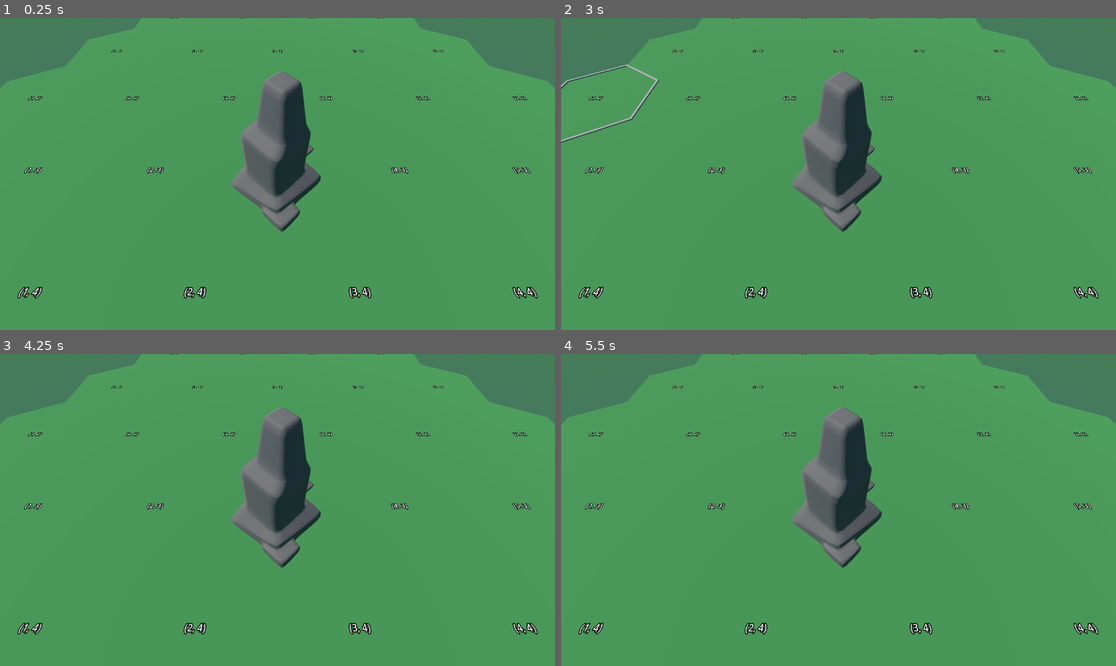
Above: before the commit, frames 1-4 (two rows, left to right).
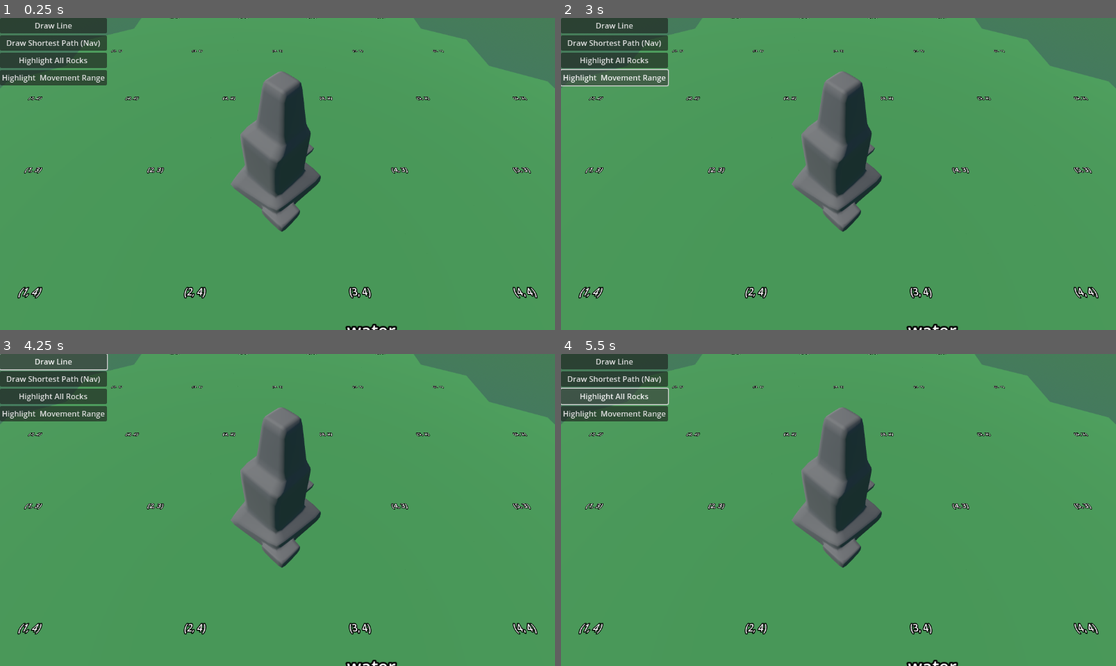
Above: after the commit, the same moments.

Repository: nheeb/spell-tactics
Game: Godot game, scene res://Logic/Main.tscn
Same seed, same stepped clock (60 frames per second), same inputs: the game is played once before the commit and once after it.
Inputs (mouse positions are in pixels of both pictures, inside the frame that each line leads up to):
- Up to frame 1 (0.25 s): no input
- Up to frame 2 (3 s): click (616, 24) at 0.5 s, where only the run after the commit has a clickable "Draw Line"; click (616, 42) at 1.25 s, where only the run after the commit has a clickable "Draw Shortest Path (Nav)"; click (616, 61) at 2 s, where only the run after the commit has a clickable "Highlight All Rocks"; click (616, 77) at 2.75 s, where only the run after the commit has a clickable "Highlight Movement Range"
- Up to frame 3 (4.25 s): click (55, 360) at 3.5 s, where only the run after the commit has a clickable "Draw Line"
- Up to frame 4 (5.5 s): click (616, 378) at 4.25 s, where only the run after the commit has a clickable "Draw Shortest Path (Nav)"; click (616, 397) at 5 s, where only the run after the commit has a clickable "Highlight All Rocks"

The runs differ from the first frame. In frame 1, 3.9% of the frame differs, in the area x 0-72%, y 0-100%; in frame 2, 4.2%; in frame 3, 4.0%; in frame 4, 4.0%.

Commit message:
prototype entity visuals

Diff:
--- a/Entities/Entity.tscn
+++ /dev/null
@@ -1,6 +0,0 @@
-[gd_scene load_steps=2 format=3 uid="uid://hj8fhsp80ehy"]
-
-[ext_resource type="Script" path="res://Entities/Entity.gd" id="1_1un1r"]
-
-[node name="Entity" type="Node"]
-script = ExtResource("1_1un1r")
--- a/Entities/EntityType.gd
+++ b/Entities/EntityType.gd
@@ -25,6 +25,7 @@
 @export_range(1, 3, 1) var cover_value: int = 0
 
 ## instantiate this EntityType
+const PROTOTYPE_VISUALS = preload("res://Entities/VisualPrototype.tscn")
 func to_entity() -> Entity:
 	# instance visual entity, who adds this to the scene tree?
 	# I think we should have a method add_entity() in Tile
@@ -34,5 +35,10 @@
 	if self.visual_scene != null:
 		# CARE, this might lead to lag, depending on the use we might want to instantiate later
 		ent.visual_entity = self.visual_scene.instantiate()
+		ent.visual_entity.type = self
+	else:
+		# for debugging
+		ent.visual_entity = PROTOTYPE_VISUALS.instantiate()
+		ent.visual_entity.type = self
 
 	return ent
--- /dev/null
+++ b/Entities/Types/Water.tres
@@ -0,0 +1,14 @@
+[gd_resource type="Resource" script_class="EntityType" load_steps=2 format=3 uid="uid://qtscnlalmb8s"]
+
+[ext_resource type="Script" path="res://Entities/EntityType.gd" id="1_py3jk"]
+
+[resource]
+script = ExtResource("1_py3jk")
+internal_name = "water"
+can_be_hovered = true
+pretty_name = "Water"
+fluff_text = "Rocky Rock"
+is_drainable = true
+energy = Array[int]([])
+is_obstacle = false
+cover_value = 1
--- a/Entities/VisualEntity.gd
+++ b/Entities/VisualEntity.gd
@@ -4,5 +4,9 @@
 # Here we could define some common callbacks / signals that other VisualEntities inheriting
 # from this could use
 
-func _ready() -> void:
+## reference to the resource could be needed for variety of effects
+## (e.g. in VisualPrototype for the name)
+var type: EntityType
+
+func _enter_tree() -> void:
 	$DebugTile.visible = false
--- a/Entities/VisualEntity.tscn
+++ b/Entities/VisualEntity.tscn
@@ -1,11 +1,21 @@
-[gd_scene load_steps=3 format=3 uid="uid://la7g0xaatryj"]
+[gd_scene load_steps=4 format=3 uid="uid://la7g0xaatryj"]
 
 [ext_resource type="Script" path="res://Entities/VisualEntity.gd" id="1_ikwqm"]
-[ext_resource type="PackedScene" uid="uid://dgrhssy80ss18" path="res://Logic/Tiles/Tile.tscn" id="2_l2oj5"]
+[ext_resource type="Material" uid="uid://dybc4a2mp16cg" path="res://Assets/Materials/TileGroundMaterial.tres" id="2_w8f1s"]
+
+[sub_resource type="CylinderMesh" id="CylinderMesh_wyt28"]
+material = ExtResource("2_w8f1s")
+top_radius = 1.0
+bottom_radius = 1.0
+height = 0.2
+radial_segments = 6
+rings = 1
 
 [node name="VisualEntity" type="Node3D"]
 script = ExtResource("1_ikwqm")
 
-[node name="DebugTile" parent="." instance=ExtResource("2_l2oj5")]
+[node name="DebugTile" type="Node3D" parent="."]
 transform = Transform3D(1, 0, 0, 0, 1, 0, 0, 0, 1, 0, -0.1, 0)
-script = null
+
+[node name="Hexagon" type="MeshInstance3D" parent="DebugTile"]
+mesh = SubResource("CylinderMesh_wyt28")
--- /dev/null
+++ b/Entities/VisualPrototype.gd
@@ -0,0 +1,4 @@
+extends VisualEntity
+
+func _ready() -> void:
+	$Label.text = type.internal_name
--- a/Entities/VisualPrototype.tscn
+++ b/Entities/VisualPrototype.tscn
@@ -1,5 +1,12 @@
-[gd_scene load_steps=2 format=3 uid="uid://cgqy5qey6ohu8"]
+[gd_scene load_steps=3 format=3 uid="uid://cgqy5qey6ohu8"]
 
 [ext_resource type="PackedScene" uid="uid://la7g0xaatryj" path="res://Entities/VisualEntity.tscn" id="1_x7re1"]
+[ext_resource type="Script" path="res://Entities/VisualPrototype.gd" id="2_r6y1o"]
 
 [node name="VisualPrototype" instance=ExtResource("1_x7re1")]
+script = ExtResource("2_r6y1o")
+
+[node name="Label" type="Label3D" parent="." index="1"]
+transform = Transform3D(1, 0, 0, 0, 1, 0, 0, 0, 1, 0, 0.250447, 0.313232)
+billboard = 1
+text = "Prototype"
--- a/Logic/Game.gd
+++ b/Logic/Game.gd
@@ -1,3 +1,4 @@
+extends Node
 
 enum Energy {  # you guys prefer all caps?
 	Life,
--- a/Logic/Tiles/Tile.gd
+++ b/Logic/Tiles/Tile.gd
@@ -2,8 +2,8 @@
 
 var entities: Array[Entity]
 
-# Should the tile know its indices? Should the tile know its neighbours?
-# leaning towards no..
+var r: int
+var q: int
 
 
 func _on_area_3d_mouse_entered() -> void:
@@ -17,3 +17,19 @@
 	if entity.visual_entity != null:
 		$Visuals.add_child(entity.visual_entity)
 		entity.visual_entity.owner = self
+
+
+## Whether player/enemy can move on this. Can move on this if this tile has no entity which is
+## an obstacle.
+func is_obstacle() -> bool:
+	for ent in entities:
+		if ent.resource.is_obstacle:
+			return true
+	return false
+
+## Coverage factor for accuracy calculation.
+func get_coverage_factor() -> int:
+	var factor := 0
+	for ent in entities:
+		factor = max(factor, ent.resource.cover_value)
+	return factor
--- a/Logic/Tiles/TileGrid.gd
+++ b/Logic/Tiles/TileGrid.gd
@@ -26,7 +26,8 @@
 var TileScene = preload("res://Logic/Tiles/Tile.tscn")
 const Q_BASIS: Vector2 = Vector2(sqrt(3), 0)
 const R_BASIS: Vector2 = Vector2(sqrt(3)/2, 3./2)
-const ROCK_TEST_ENTITY := preload("res://Entities/RockEntity.tres")
+const ROCK_TEST_ENTITY := preload("res://Entities/Types/Rock.tres")
+const WATER_TEST_ENTITY := preload("res://Entities/Types/Water.tres")
 func init_basic_grid(n: int):
 	# The origin tile will have coordinates (r=n, q=n).
 	# This makes it so the top-left tile will have coordinates 0,0 in the tiles 2D array
@@ -55,6 +56,7 @@
 
 	# let's add a rock to the center tile
 	add_entity(3, 3, ROCK_TEST_ENTITY)
+	add_entity(3, 4, WATER_TEST_ENTITY)
 
 func add_entity(r: int, q: int, entity_type: EntityType):
 	# should entities only be part of tiles or do we want a second data structure outside?
@@ -80,8 +82,26 @@
 			+ abs(r1 - r2)) / 2
 
 
-#func get_tiles_with(tile_object: Entity):
-	#pass
+func get_tiles_with(tile_object: Entity):
+	# TODO
+	pass
+
+## returns a list of Tiles forming the straight line between tile1 and tile2.
+func get_line(tile1: Tile, tile2: Tile) -> Array[Tile]:
+	# TODO
+	return []
+
+## this can be used for enemy movement, since it respects obstacles.
+func get_shortest_path(tile1: Tile, tile2: Tile) -> Array[Tile]:
+	return []
+
+func get_all_tiles_in_distance():
+	# TODO obstacles
+	pass
+
+
+func move_all_entities(from: Tile, to: Tile):
+	pass
 
 
 # ----- tool part -----
--- a/Logic/Utility.gd
+++ b/Logic/Utility.gd
@@ -1,3 +1,4 @@
+extends Node
 
 func remove_y_value(pos: Vector3) -> Vector3:
 	pos.y = 0.0
--- a/Prototype/Prototyping.tscn
+++ b/Prototype/Prototyping.tscn
@@ -44,3 +44,51 @@
 light_energy = 1.5
 
 [node name="TileGrid" parent="." instance=ExtResource("3_80rsa")]
+
+[node name="FeaturesUI" type="CanvasLayer" parent="."]
+
+[node name="Control" type="Control" parent="FeaturesUI"]
+layout_mode = 3
+anchors_preset = 15
+anchor_right = 1.0
+anchor_bottom = 1.0
+grow_horizontal = 2
+grow_vertical = 2
+mouse_filter = 1
+
+[node name="TabBar" type="TabBar" parent="FeaturesUI/Control"]
+layout_mode = 0
+offset_right = 139.0
+offset_bottom = 590.0
+
+[node name="VBoxContainer" type="VBoxContainer" parent="FeaturesUI/Control"]
+layout_mode = 1
+anchors_preset = -1
+anchor_right = 0.116
+anchor_bottom = 0.533
+offset_right = 81.0
+offset_bottom = 40.0
+metadata/_edit_use_anchors_ = true
+
+[node name="LineButton" type="Button" parent="FeaturesUI/Control/VBoxContainer"]
+custom_minimum_size = Vector2(32, 32)
+layout_mode = 2
+text = "Draw Line
+"
+
+[node name="NavButton" type="Button" parent="FeaturesUI/Control/VBoxContainer"]
+custom_minimum_size = Vector2(32, 32)
+layout_mode = 2
+text = "Draw Shortest Path (Nav)
+"
+
+[node name="EntityFindButton" type="Button" parent="FeaturesUI/Control/VBoxContainer"]
+custom_minimum_size = Vector2(32, 32)
+layout_mode = 2
+text = "Highlight All Rocks
+"
+
+[node name="MovementRangeButton" type="Button" parent="FeaturesUI/Control/VBoxContainer"]
+custom_minimum_size = Vector2(32, 32)
+layout_mode = 2
+text = "Highlight  Movement Range"
Not shown, changed: Addons/smoothing/smoothing.png.import
Not shown, changed: Addons/smoothing/smoothing_2d.png.import
Renamed: Entities/RockEntity.tres -> Entities/Types/Rock.tres
